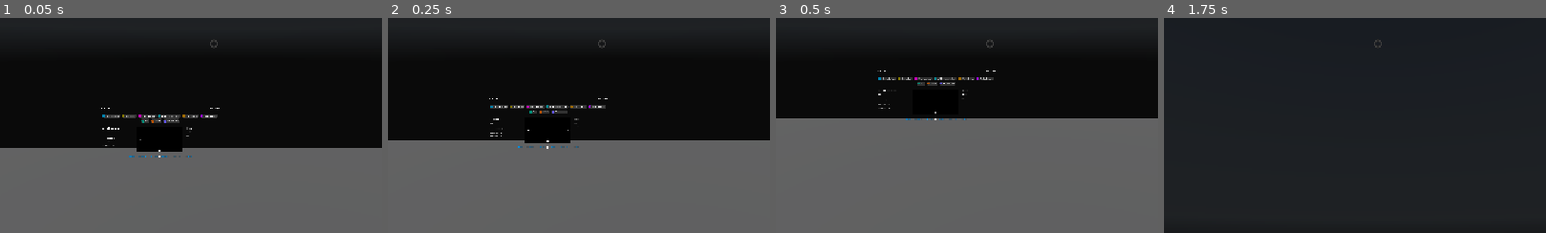
Above: before the commit, frames 1-4 (left to right).
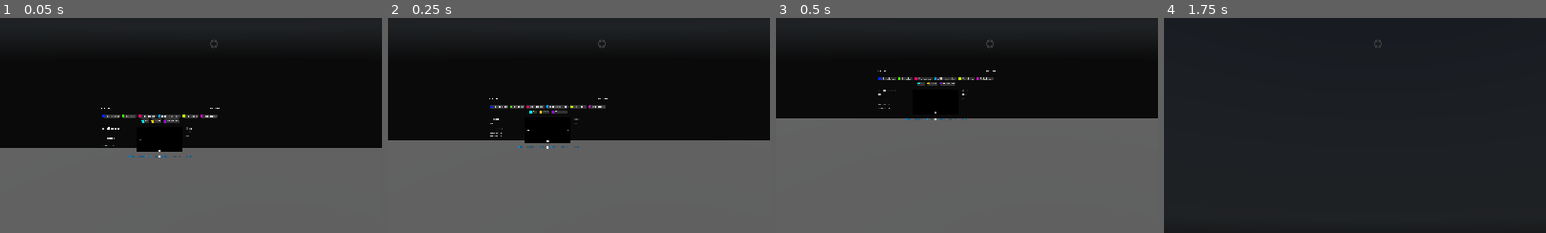
Above: after the commit, the same moments.

Repository: ZRedCon/InteractivePortfolio
Game: Godot game, scene res://Scenes/main_scene.tscn
The game is run twice, just before and just after one commit, with the same random seed, the same clock (stepped at 60 frames per second) and the same inputs. The engine's default icon, where the game draws it, is replaced by a stand-in: a white triangle on a blue panel in a dark square. A sky picture missing from this copy of the repository is replaced by a grey-blue gradient.
Inputs (mouse positions are % of the whole screen's width and height, from its top left):
- Up to frame 1 (0.05 s): no input
- Up to frame 2 (0.25 s): no input
- Up to frame 3 (0.5 s): no input
- Up to frame 4 (1.75 s): move the mouse to (45, 70) at 0.52 s; hold Space (Slow) 0.53-1.28 s; hold W (Forward) from 0.53 s (still down); click (45, 70) at 0.67 s; move the mouse to (57, 51) at 1.27 s; tap Shift (Sprint) at 1.35 s
The pictures show only the part of the screen within x 22-72%, y 44-94%; the shares and areas given below are measured in that part.

The runs differ from the first frame. In frame 1, less than 0.1% of the frame differs, in the area x 26-53%, y 44-49%; in frame 2, less than 0.1%; in frame 3, less than 0.1%; in frame 4, nothing differs.

Commit message:
Fixed color inadequacy

Diff:
--- a/GodotProject/interactive-portfolio/game_entry.gd
+++ b/GodotProject/interactive-portfolio/game_entry.gd
@@ -18,7 +18,7 @@
 	return ((SEED * (index+1)) % 360) / 360.0
 
 static func color_from_index(index: int) -> Color:
-	return Color.from_ok_hsl(get_hue(index), 1, 0.5)
+	return Color.from_hsv(get_hue(index), 1.0, 1.0)
 
 static func to_skills(from: int) -> Array[ String ]:
 	var labels : Array[ String ]
